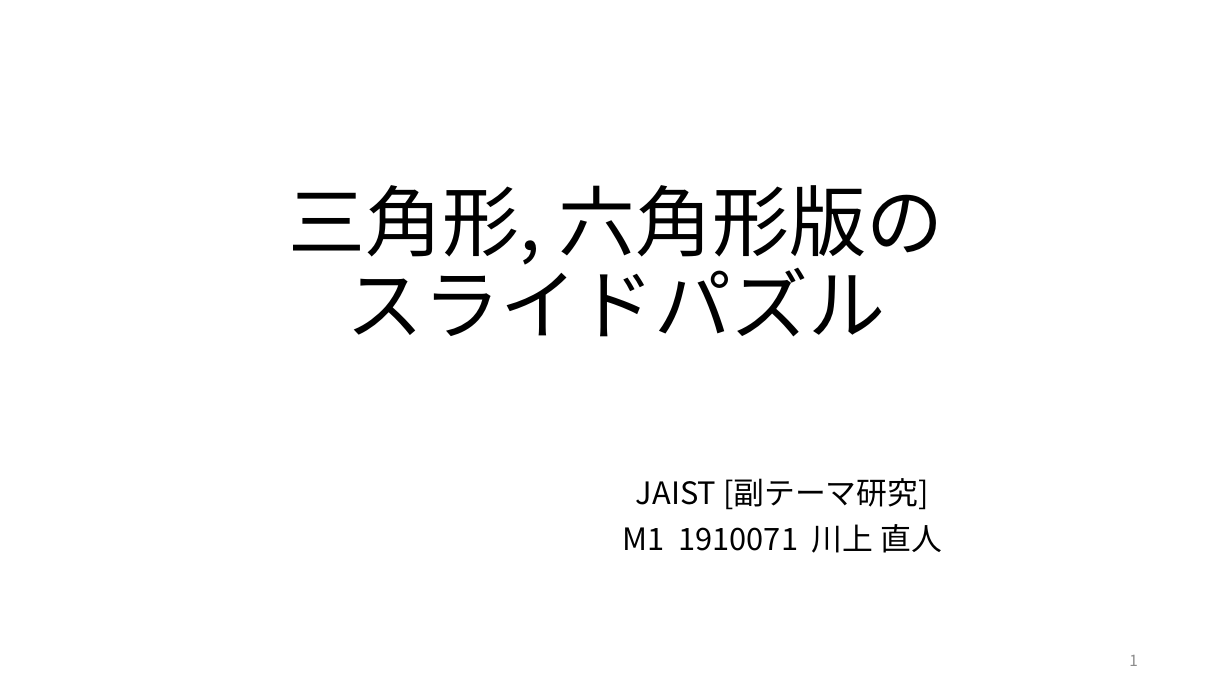
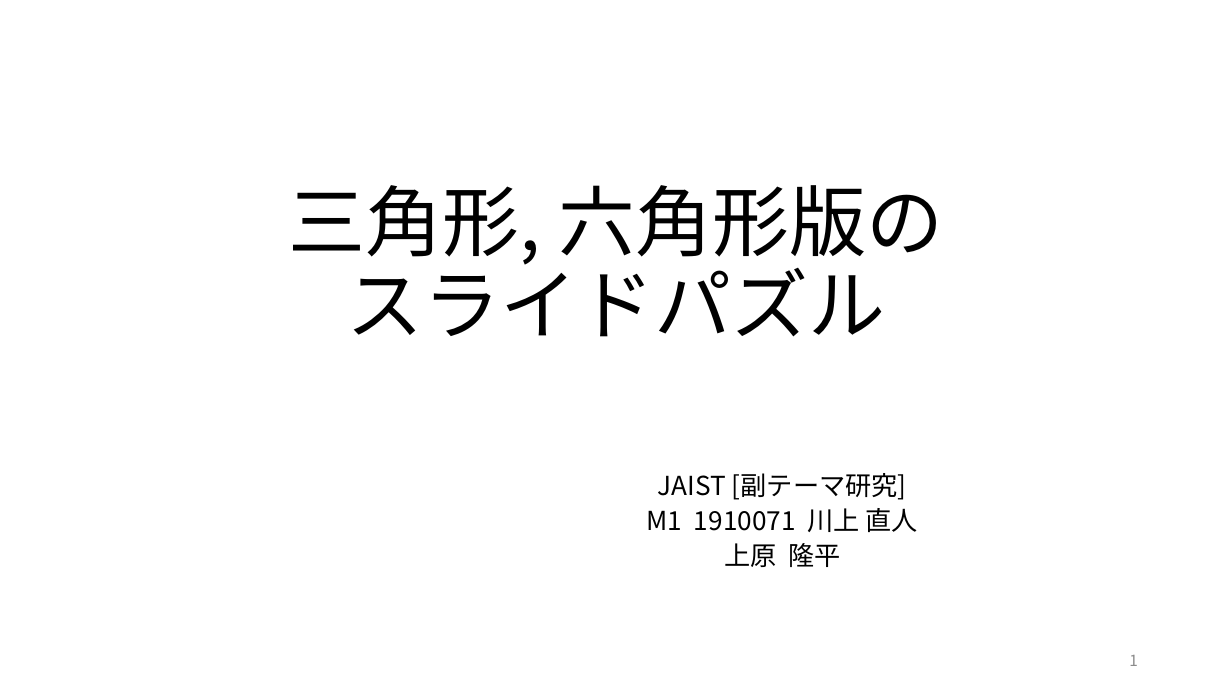
Before and after one commit to j1211/Sliding-Blocks-Piramid, a slide deck: slide 1 of 三角格子パズル全列挙.pptx. Drawn at 1232x693 pixels with LibreOffice and Linux fonts; fonts in the diff are those of the drawing. Boxes give left, top, right and bottom in pixels: in the first picture for what was removed or moved away, otherwise in the second. Text is boxed around its words. In the diff, an @@ line names an element or a change of style, - is before the commit and + after.

Commit message:
readmeの代わり

```diff
--- a/三角格子パズル全列挙.pptx
+++ b/三角格子パズル全列挙.pptx
@@ subtitle at bbox=[647, 473, 918, 532]: size 24 to 20.4 pt in "JAIST [副テーマ研究]", "M1 1910071 川上 直人"; line spacing 0.9 to 0.7 @@
@@ subtitle at bbox=[724, 543, 840, 567]: paragraph added @@
+上原 隆平
```
